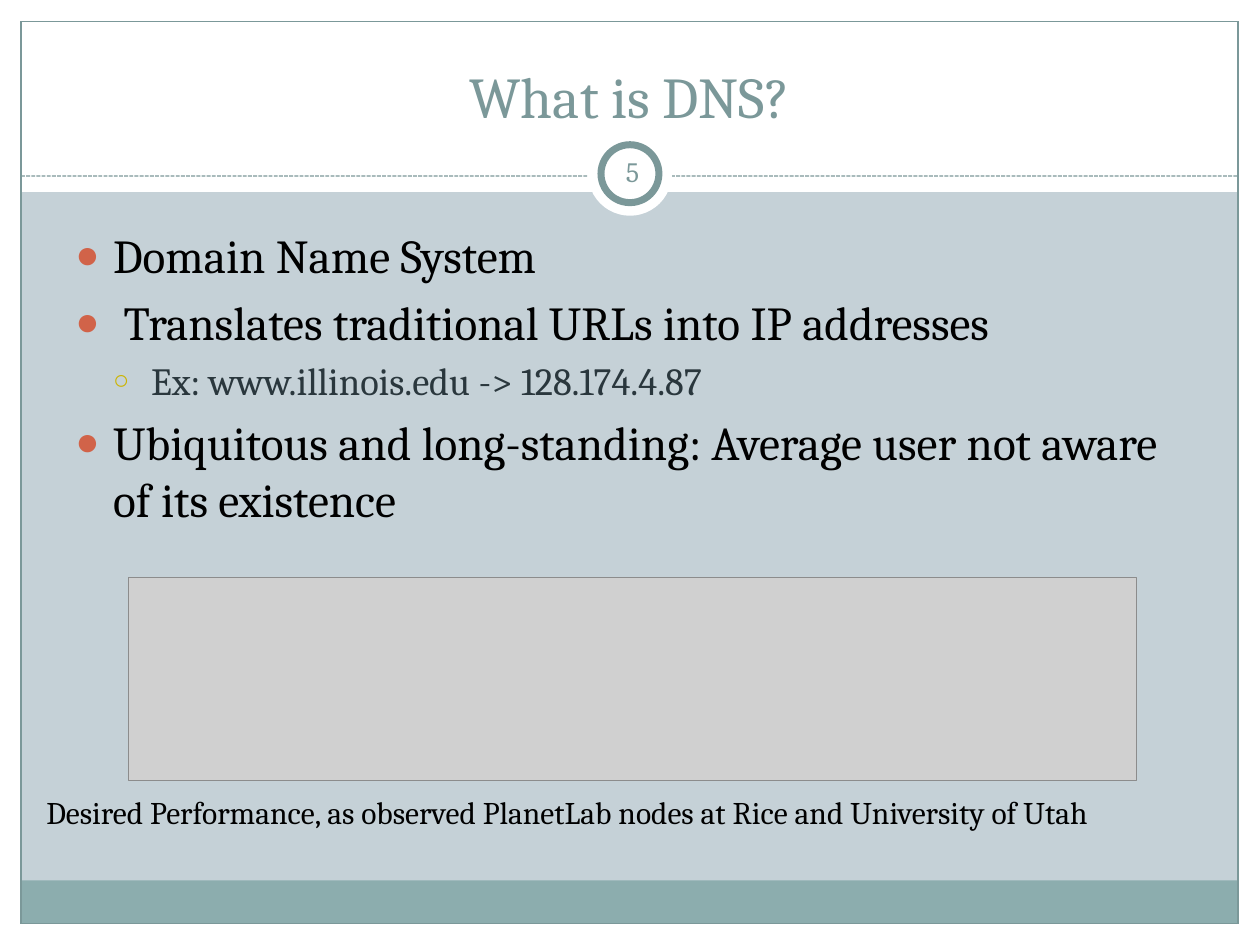
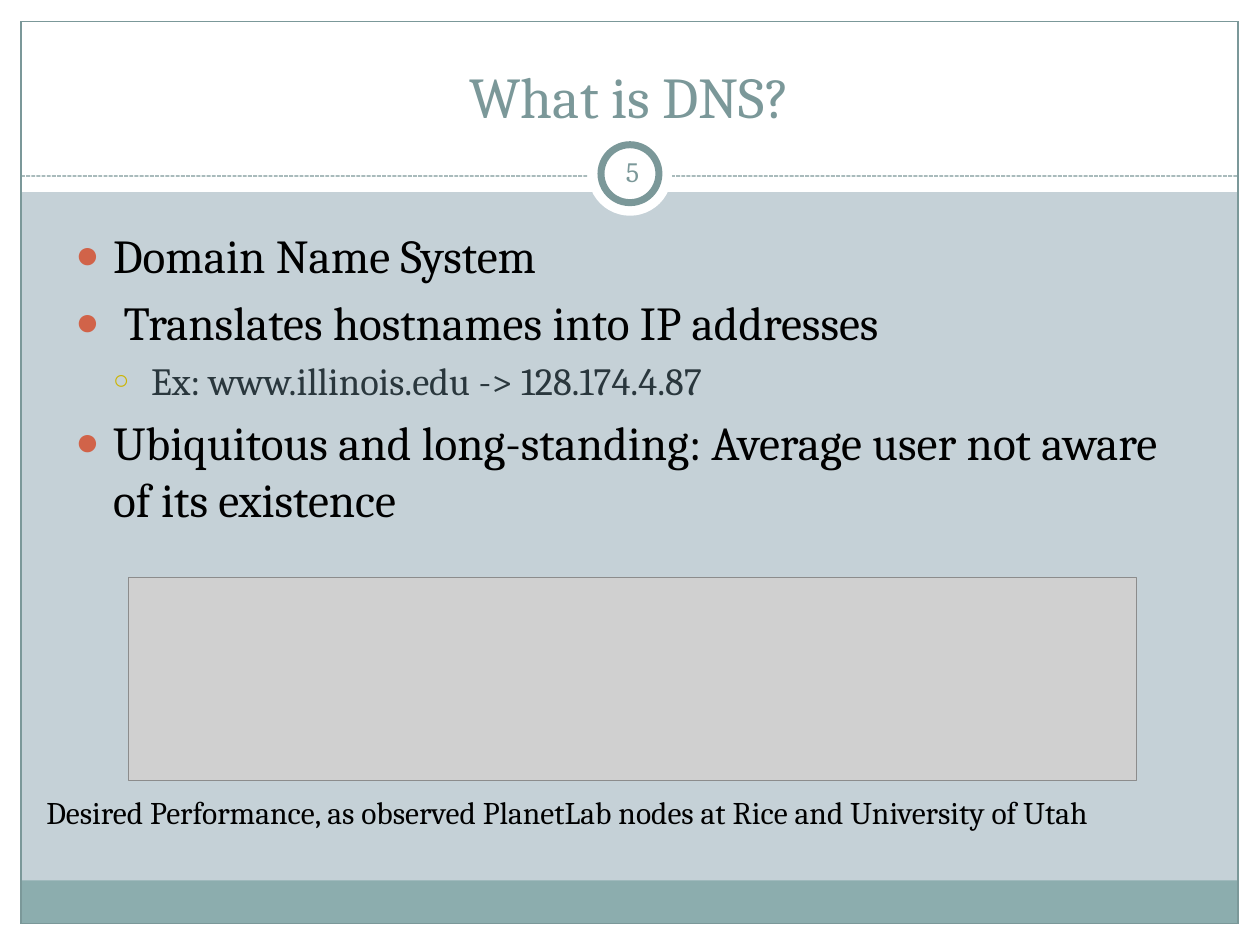
Before and after one commit to cs525-koala/documents, a slide deck: slide 5 of p2p/P2P Apps.pptx. Drawn at 1260x945 pixels with LibreOffice and Linux fonts; fonts in the diff are those of the drawing; grey boxes stand for pictures. Boxes give left, top, right and bottom in pixels: in the first picture for what was removed or moved away, otherwise in the second. Text is boxed around its words. In the diff, an @@ line names an element or a change of style, - is before the commit and + after.

```diff
--- a/p2p/P2P Apps.pptx
+++ b/p2p/P2P Apps.pptx
@@ text at [124,307,879,341]: text changed @@
-● Translates traditional URLs into IP addresses
+● Translates hostnames into IP addresses
```
Also in this commit, not shown: 15 other slides changed.
